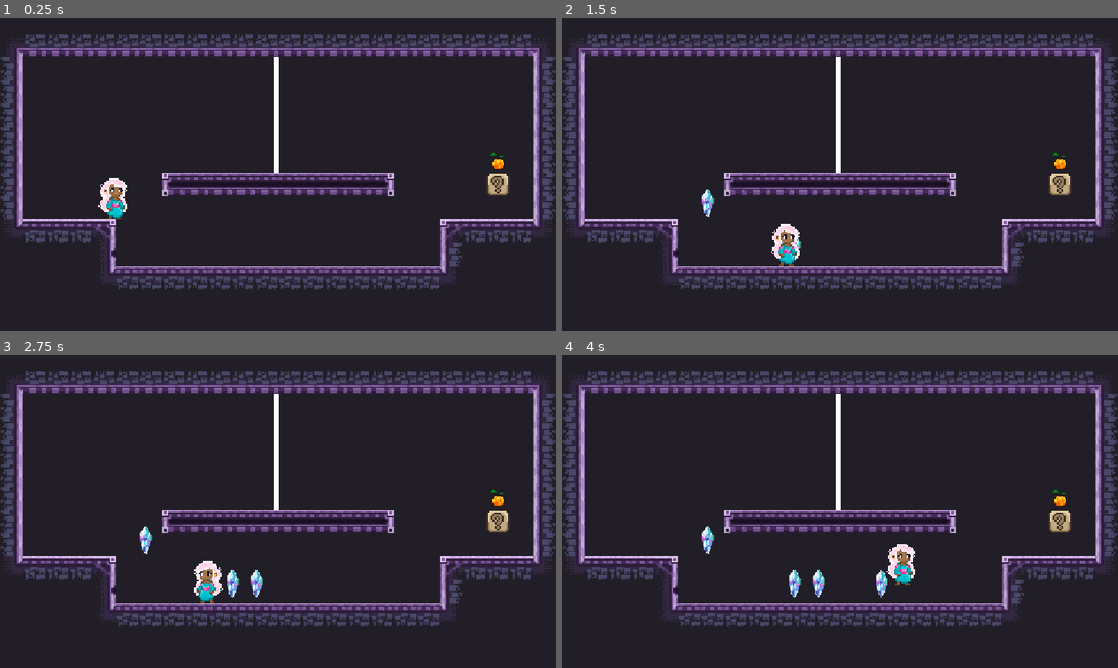
Above: before the commit, frames 1-4 (two rows, left to right).
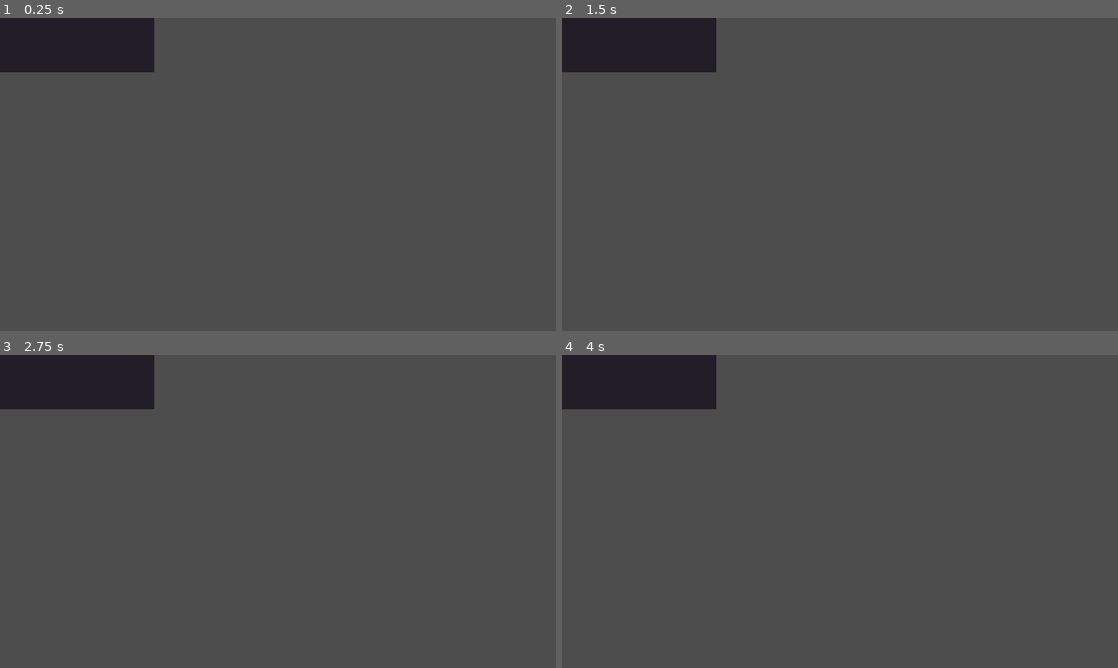
Above: after the commit, the same moments.

Repository: Lucas-Ibiapina4/ST-Challenge
Game: Godot game, scene res://Scenes/level_01.tscn
The game is run twice, just before and just after one commit, with the same random seed, the same clock (stepped at 60 frames per second) and the same inputs.
Inputs:
- Up to frame 1 (0.25 s): no input
- Up to frame 2 (1.5 s): tap Enter at 0.5 s; hold D (right_move) from 0.53 s (still down); tap Q (create_cristal) at 0.6, 1.35 s; tap W (jump) at 0.77 s
- Up to frame 3 (2.75 s): tap W (jump) at 1.52 s; release D (right_move) at 2.03 s; hold A (left_move) from 2.03 s (still down); tap Q (create_cristal) at 2.1 s
- Up to frame 4 (4 s): release A (left_move) at 2.78 s; hold D (right_move) from 2.78 s (still down); tap Q (create_cristal) at 2.85, 3.6 s; tap W (jump) at 3.02, 3.77 s

The runs differ from the first frame. In frame 1, 95% of the frame differs, in the area x 0-100%, y 0-100%; in frame 2, 95%; in frame 3, 95%; in frame 4, 95%.

Commit message:
level updates

Diff:
--- a/Prefabs/cristal.tscn
+++ b/Prefabs/cristal.tscn
@@ -1,7 +1,7 @@
 [gd_scene format=3 uid="uid://bofn53jjdc2an"]
 
 [ext_resource type="Script" uid="uid://b01my856tp25b" path="res://Scripts/cristal.gd" id="1_05v7t"]
-[ext_resource type="Texture2D" uid="uid://cgvcc85v6026g" path="res://Assets/Tiles/crystal-pixel.png" id="2_ss8ss"]
+[ext_resource type="Texture2D" uid="uid://cqlxhvlyt8x01" path="res://Assets/Tiles/crystal.png" id="2_ss8ss"]
 
 [sub_resource type="SegmentShape2D" id="SegmentShape2D_2nftw"]
 a = Vector2(-5.2981864e-07, -8.999999)
@@ -18,8 +18,7 @@
 shape = SubResource("SegmentShape2D_2nftw")
 
 [node name="Sprite2D" type="Sprite2D" parent="." unique_id=430546312]
-position = Vector2(-1.2037062e-35, 0)
-scale = Vector2(0.050632905, 0.06632653)
+scale = Vector2(0.5, 0.647)
 texture = ExtResource("2_ss8ss")
 region_enabled = true
-region_rect = Rect2(1.5884552, 0.25, 158.41154, 294.5)
+region_rect = Rect2(9.796478, 0.25, 12.919579, 32.93023)
--- a/Prefabs/player.tscn
+++ b/Prefabs/player.tscn
@@ -1,5 +1,6 @@
 [gd_scene format=3 uid="uid://c6iselkr106xh"]
 
+[ext_resource type="Texture2D" uid="uid://bcivrcmi6qswr" path="res://Assets/Princess/idle.png" id="1_hck1p"]
 [ext_resource type="Texture2D" uid="uid://3q3qkersr7b6" path="res://Assets/Princess/animatedPrincess-Sheet.png" id="1_knrd4"]
 [ext_resource type="Script" uid="uid://cy3jjuwrrvpuk" path="res://Scripts/player_mover_component.gd" id="2_xywv5"]
 [ext_resource type="Script" uid="uid://dr1ceyw0eab8m" path="res://Scripts/cristal_conjurer_component.gd" id="3_1cb6o"]
@@ -7,24 +8,52 @@
 [ext_resource type="PackedScene" uid="uid://ddkeuaig81mfw" path="res://Prefabs/cristalVariation.tscn" id="5_knrd4"]
 
 [sub_resource type="AtlasTexture" id="AtlasTexture_hck1p"]
-atlas = ExtResource("1_knrd4")
+atlas = ExtResource("1_hck1p")
 region = Rect2(0, 0, 32, 32)
 
 [sub_resource type="AtlasTexture" id="AtlasTexture_juxdh"]
-atlas = ExtResource("1_knrd4")
+atlas = ExtResource("1_hck1p")
 region = Rect2(32, 0, 32, 32)
 
 [sub_resource type="AtlasTexture" id="AtlasTexture_4qbli"]
-atlas = ExtResource("1_knrd4")
+atlas = ExtResource("1_hck1p")
 region = Rect2(64, 0, 32, 32)
 
 [sub_resource type="AtlasTexture" id="AtlasTexture_08u7w"]
-atlas = ExtResource("1_knrd4")
+atlas = ExtResource("1_hck1p")
 region = Rect2(96, 0, 32, 32)
 
 [sub_resource type="AtlasTexture" id="AtlasTexture_kgmex"]
-atlas = ExtResource("1_knrd4")
+atlas = ExtResource("1_hck1p")
 region = Rect2(128, 0, 32, 32)
+
+[sub_resource type="AtlasTexture" id="AtlasTexture_ms580"]
+atlas = ExtResource("1_hck1p")
+region = Rect2(160, 0, 32, 32)
+
+[sub_resource type="AtlasTexture" id="AtlasTexture_q7l0e"]
+atlas = ExtResource("1_hck1p")
+region = Rect2(192, 0, 32, 32)
+
+[sub_resource type="AtlasTexture" id="AtlasTexture_0fs2y"]
+atlas = ExtResource("1_hck1p")
+region = Rect2(224, 0, 32, 32)
+
+[sub_resource type="AtlasTexture" id="AtlasTexture_wphcr"]
+atlas = ExtResource("1_hck1p")
+region = Rect2(256, 0, 32, 32)
+
+[sub_resource type="AtlasTexture" id="AtlasTexture_and0b"]
+atlas = ExtResource("1_hck1p")
+region = Rect2(288, 0, 32, 32)
+
+[sub_resource type="AtlasTexture" id="AtlasTexture_405c5"]
+atlas = ExtResource("1_hck1p")
+region = Rect2(320, 0, 32, 32)
+
+[sub_resource type="AtlasTexture" id="AtlasTexture_i3mxk"]
+atlas = ExtResource("1_hck1p")
+region = Rect2(352, 0, 32, 32)
 
 [sub_resource type="AtlasTexture" id="AtlasTexture_2nftw"]
 atlas = ExtResource("1_knrd4")
@@ -67,6 +96,27 @@
 }, {
 "duration": 1.0,
 "texture": SubResource("AtlasTexture_kgmex")
+}, {
+"duration": 1.0,
+"texture": SubResource("AtlasTexture_ms580")
+}, {
+"duration": 1.0,
+"texture": SubResource("AtlasTexture_q7l0e")
+}, {
+"duration": 1.0,
+"texture": SubResource("AtlasTexture_0fs2y")
+}, {
+"duration": 1.0,
+"texture": SubResource("AtlasTexture_wphcr")
+}, {
+"duration": 1.0,
+"texture": SubResource("AtlasTexture_and0b")
+}, {
+"duration": 1.0,
+"texture": SubResource("AtlasTexture_405c5")
+}, {
+"duration": 1.0,
+"texture": SubResource("AtlasTexture_i3mxk")
 }],
 "loop": 1,
 "name": &"idle",
@@ -112,10 +162,10 @@
 collision_layer = 2
 
 [node name="AnimatedSprite2D" type="AnimatedSprite2D" parent="." unique_id=962762715]
-position = Vector2(0, -11.700001)
+position = Vector2(0, -12.000001)
 scale = Vector2(1, 0.983)
 sprite_frames = SubResource("SpriteFrames_d3ie7")
-animation = &"run"
+animation = &"idle"
 autoplay = "idle"
 
 [node name="CollisionShape2D" type="CollisionShape2D" parent="." unique_id=1804763724]
--- a/Scenes/level_01.tscn
+++ b/Scenes/level_01.tscn
@@ -1,6 +1,5 @@
 [gd_scene format=4 uid="uid://8lj3jwhex7fq"]
 
-[ext_resource type="PackedScene" uid="uid://c6iselkr106xh" path="res://Prefabs/player.tscn" id="1_fr3la"]
 [ext_resource type="PackedScene" uid="uid://daljnlm5chr38" path="res://Prefabs/door.tscn" id="1_pkws4"]
 [ext_resource type="PackedScene" uid="uid://2fws08272vcf" path="res://Prefabs/light.tscn" id="2_pkws4"]
 [ext_resource type="Texture2D" uid="uid://dnnp2ylhaugwm" path="res://Assets/Tiles/TileV1_R1.png" id="2_s7ctl"]
@@ -853,15 +852,8 @@
 tile_map_data = PackedByteArray("AADz//H/AQABAAEAAAD0//H/AQABAAEAAAD1//H/AQABAAEAAAD2//H/AQABAAEAAAD3//H/AQABAAEAAAD4// …(16768 unchanged characters)…
 tile_set = SubResource("TileSet_pfp22")
 
-[node name="Camera2D" type="Camera2D" parent="." unique_id=686021449]
-position = Vector2(0, -111)
-zoom = Vector2(3, 3)
-
 [node name="door" parent="." unique_id=1651939149 instance=ExtResource("1_pkws4")]
-position = Vector2(152, -104)
-
-[node name="Player" parent="." unique_id=1030101800 instance=ExtResource("1_fr3la")]
-position = Vector2(-113, -109)
+position = Vector2(152, -112)
 
 [node name="Light" parent="." unique_id=1077566341 instance=ExtResource("2_pkws4")]
 position = Vector2(-1, -240)
--- a/Scenes/level_02.tscn
+++ b/Scenes/level_02.tscn
@@ -2,14 +2,13 @@
 
 [ext_resource type="PackedScene" uid="uid://daljnlm5chr38" path="res://Prefabs/door.tscn" id="1_cejks"]
 [ext_resource type="TileSet" uid="uid://w7hr617nl0ga" path="res://Ressources/main_Tile.tres" id="1_ivlrf"]
-[ext_resource type="PackedScene" uid="uid://c6iselkr106xh" path="res://Prefabs/player.tscn" id="1_wat38"]
 [ext_resource type="PackedScene" uid="uid://2fws08272vcf" path="res://Prefabs/light.tscn" id="2_ivlrf"]
 
-[node name="Level01" type="Node2D" unique_id=2013607221 groups=["floor"]]
+[node name="Level02" type="Node2D" unique_id=2013607221 groups=["floor"]]
 
 [node name="door" parent="." unique_id=1651939149 instance=ExtResource("1_cejks")]
 z_index = 2
-position = Vector2(147, -50)
+position = Vector2(147, -57)
 
 [node name="Tiles" type="Node2D" parent="." unique_id=1765800386]
 
@@ -25,14 +24,6 @@
 tile_map_data = PackedByteArray("AAALAAAAAQABAAAAAAAKAAAAAQABAAAAAAAJAAAAAQABAAAAAAAIAAAAAQABAAAAAAAHAAAAAQABAAAAAAAGAA …(5104 unchanged characters)…
 tile_set = ExtResource("1_ivlrf")
 
-[node name="Camera2D" type="Camera2D" parent="." unique_id=686021449]
-position = Vector2(-5, -111)
-zoom = Vector2(3, 3)
-
-[node name="Player" parent="." unique_id=1030101800 instance=ExtResource("1_wat38")]
-z_index = 1
-position = Vector2(-113, -109)
-
 [node name="Light" parent="." unique_id=1077566341 instance=ExtResource("2_ivlrf")]
 z_index = 0
 position = Vector2(-118, -197)
--- a/Scenes/level_03.tscn
+++ b/Scenes/level_03.tscn
@@ -1,6 +1,5 @@
 [gd_scene format=3 uid="uid://bo5hxu7igalm4"]
 
-[ext_resource type="PackedScene" uid="uid://c6iselkr106xh" path="res://Prefabs/player.tscn" id="1_dq1ln"]
 [ext_resource type="PackedScene" uid="uid://2fws08272vcf" path="res://Prefabs/light.tscn" id="2_t12bt"]
 
 [sub_resource type="WorldBoundaryShape2D" id="WorldBoundaryShape2D_ycpi2"]
@@ -17,14 +16,7 @@
 [sub_resource type="RectangleShape2D" id="RectangleShape2D_dgr2y"]
 size = Vector2(53.5, 112.5)
 
-[node name="Level01" type="Node2D" unique_id=2013607221 groups=["floor"]]
-
-[node name="Camera2D" type="Camera2D" parent="." unique_id=686021449]
-position = Vector2(0, -111)
-zoom = Vector2(3, 3)
-
-[node name="Player" parent="." unique_id=1030101800 instance=ExtResource("1_dq1ln")]
-position = Vector2(-171, -161)
+[node name="Level03" type="Node2D" unique_id=2013607221 groups=["floor"]]
 
 [node name="Light" parent="." unique_id=1077566341 instance=ExtResource("2_t12bt")]
 position = Vector2(1, -216.99998)
--- a/Scenes/level_04.tscn
+++ b/Scenes/level_04.tscn
@@ -1,6 +1,5 @@
 [gd_scene format=3 uid="uid://dxth2bde12ke1"]
 
-[ext_resource type="PackedScene" uid="uid://c6iselkr106xh" path="res://Prefabs/player.tscn" id="1_62vnq"]
 [ext_resource type="PackedScene" uid="uid://2fws08272vcf" path="res://Prefabs/light.tscn" id="2_jckys"]
 
 [sub_resource type="WorldBoundaryShape2D" id="WorldBoundaryShape2D_ycpi2"]
@@ -17,14 +16,7 @@
 [sub_resource type="RectangleShape2D" id="RectangleShape2D_dgr2y"]
 size = Vector2(53.5, 112.5)
 
-[node name="Level01" type="Node2D" unique_id=2013607221 groups=["floor"]]
-
-[node name="Camera2D" type="Camera2D" parent="." unique_id=686021449]
-position = Vector2(0, -111)
-zoom = Vector2(3, 3)
-
-[node name="Player" parent="." unique_id=1030101800 instance=ExtResource("1_62vnq")]
-position = Vector2(-173, -145)
+[node name="Level04" type="Node2D" unique_id=2013607221 groups=["floor"]]
 
 [node name="Light" parent="." unique_id=1077566341 instance=ExtResource("2_jckys")]
 position = Vector2(63.000008, -213.00002)
--- a/Scenes/level_05.tscn
+++ b/Scenes/level_05.tscn
@@ -1,6 +1,5 @@
 [gd_scene format=3 uid="uid://n2rh4oepf6qf"]
 
-[ext_resource type="PackedScene" uid="uid://c6iselkr106xh" path="res://Prefabs/player.tscn" id="1_iwaca"]
 [ext_resource type="PackedScene" uid="uid://2fws08272vcf" path="res://Prefabs/light.tscn" id="2_nxh4y"]
 [ext_resource type="PackedScene" uid="uid://daljnlm5chr38" path="res://Prefabs/door.tscn" id="3_nxh4y"]
 
@@ -27,15 +26,8 @@
 [sub_resource type="RectangleShape2D" id="RectangleShape2D_o7ooj"]
 size = Vector2(53, 9)
 
-[node name="Level01" type="Node2D" unique_id=2013607221 groups=["floor"]]
+[node name="Level05" type="Node2D" unique_id=2013607221 groups=["floor"]]
 position = Vector2(197, -4)
-
-[node name="Camera2D" type="Camera2D" parent="." unique_id=686021449]
-position = Vector2(-5, -111)
-zoom = Vector2(3, 3)
-
-[node name="Player" parent="." unique_id=1030101800 instance=ExtResource("1_iwaca")]
-position = Vector2(7, -171)
 
 [node name="Light" parent="." unique_id=1077566341 instance=ExtResource("2_nxh4y")]
 position = Vector2(0, -215)
